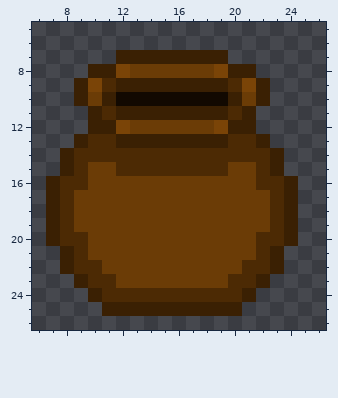
One commit to this pixel-art sprite: Resources/Player/wallet.png. Above is the file before it was changed.
The file is 32x32 pixels. Colours within 5 levels of each other are drawn and written as one. Shown: x 6..26, y 5..26.
After the commit:
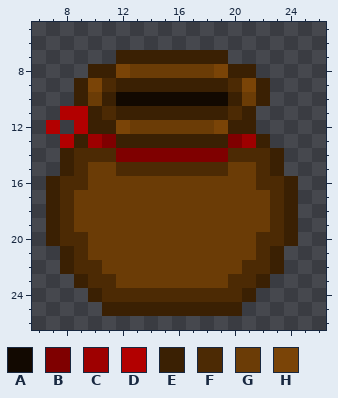
Palette (. is transparent): A #120901  B #7f0000  C #9e0000  D #b20000  E #3a2003  F #4c2a04  G #6b3c06  H #7a4407
The edit:
{"y":11,"x":8,"old":"..","new":"DD"}
{"y":12,"x":7,"old":".","new":"D"}
{"y":12,"x":9,"old":".","new":"D"}
{"y":13,"x":8,"old":".","new":"D"}
{"y":13,"x":10,"old":"FF","new":"CB"}
{"y":13,"x":20,"old":"FF","new":"BC"}
{"y":14,"x":12,"old":"FFFFFFFF","new":"BBBBBBBB"}
{"label":"changed","picture_box":[46,106,256,162]}
